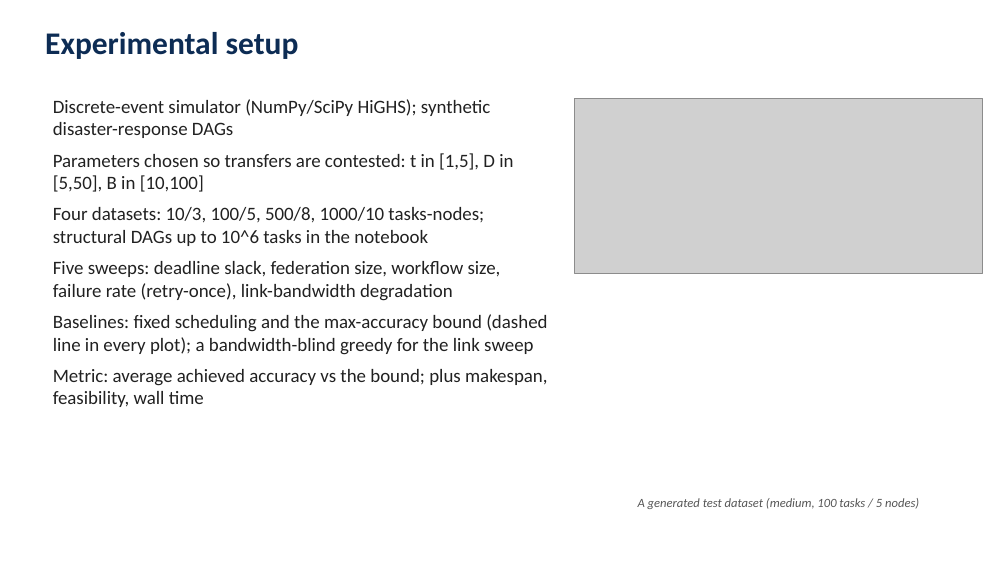
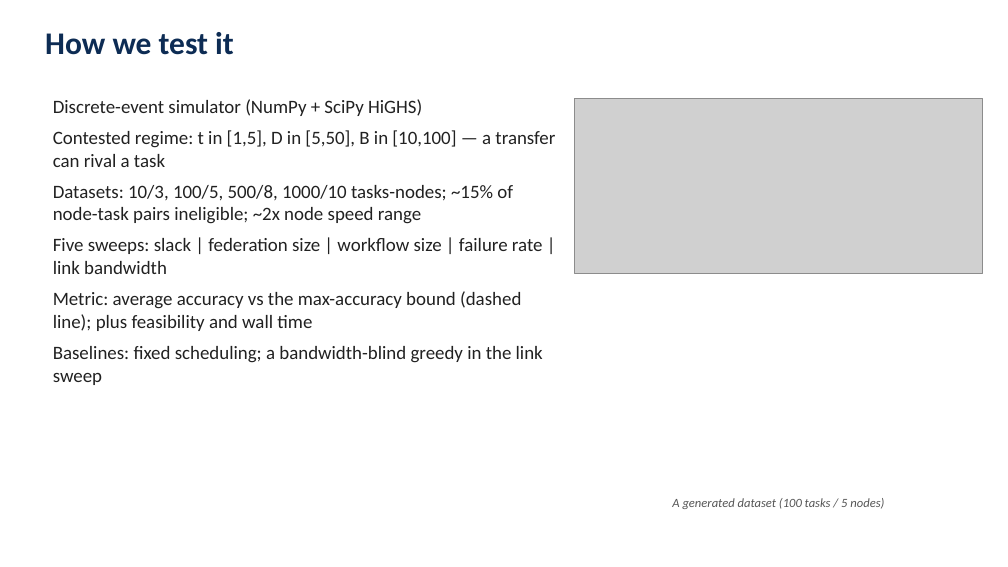
Before and after one commit to gayanigupta/data-aware-scheduling, a slide deck: slide 9 of slides/data-aware-scheduling.pptx (slide 6 before the commit). Drawn at 1008x567 pixels with LibreOffice and Linux fonts; fonts in the diff are those of the drawing; grey boxes stand for pictures. Boxes give left, top, right and bottom in pixels: in the first picture for what was removed or moved away, otherwise in the second. Text is boxed around its words. In the diff, an @@ line names an element or a change of style, - is before the commit and + after.

```diff
--- a/slides/data-aware-scheduling.pptx
+++ b/slides/data-aware-scheduling.pptx
@@ text at [45,32,234,55]: text changed @@
-Experimental setup
+How we test it
@@ text at [53,99,555,385]: text changed @@
-Discrete-event simulator (NumPy/SciPy HiGHS); synthetic disaster-response DAGs
-Parameters chosen so transfers are contested: t in [1,5], D in [5,50], B in [10,100]
-Four datasets: 10/3, 100/5, 500/8, 1000/10 tasks-nodes; structural DAGs up to 10^6 tasks in the notebook
-Five sweeps: deadline slack, federation size, workflow size, failure rate (retry-once), link-bandwidth degradation
-Baselines: fixed scheduling and the max-accuracy bound (dashed line in every plot); a bandwidth-blind greedy for the link sweep
-Metric: average achieved accuracy vs the bound; plus makespan, feasibility, wall time
+Discrete-event simulator (NumPy + SciPy HiGHS)
+Contested regime: t in [1,5], D in [5,50], B in [10,100] — a transfer can rival a task
+Datasets: 10/3, 100/5, 500/8, 1000/10 tasks-nodes; ~15% of node-task pairs ineligible; ~2x node speed range
+Five sweeps: slack | federation size | workflow size | failure rate | link bandwidth
+Metric: average accuracy vs the max-accuracy bound (dashed line); plus feasibility and wall time
+Baselines: fixed scheduling; a bandwidth-blind greedy in the link sweep
@@ text at [672,498,884,509]: text changed @@
-A generated test dataset (medium, 100 tasks / 5 nodes)
+A generated dataset (100 tasks / 5 nodes)
```
Also in this commit, not shown: 11 other slides changed, 9 slides added, 1 slide removed, 1 other file.
